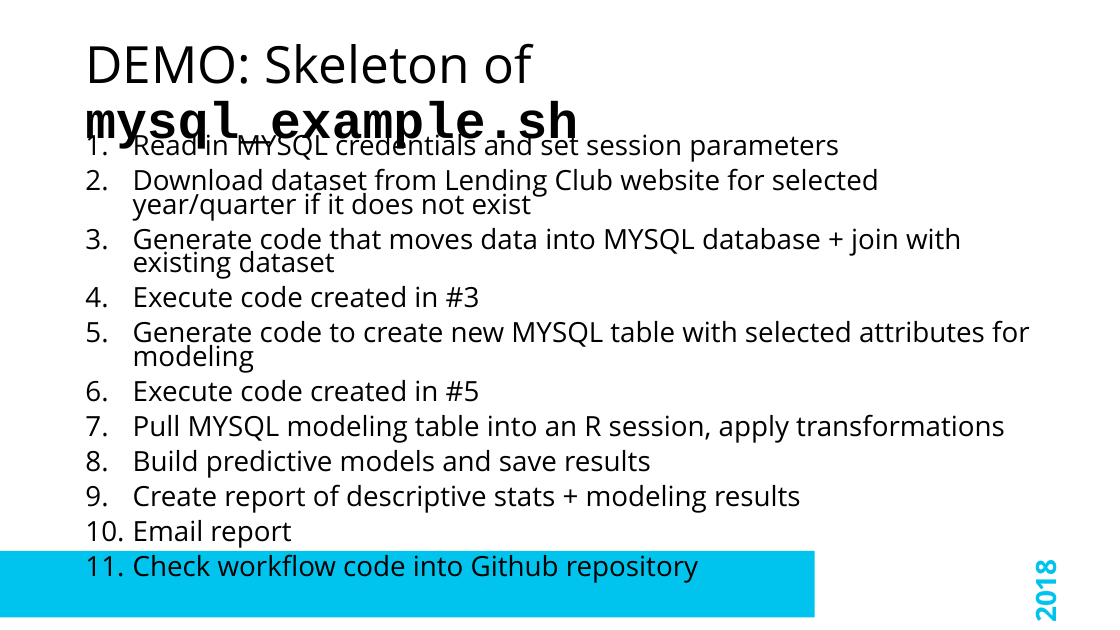
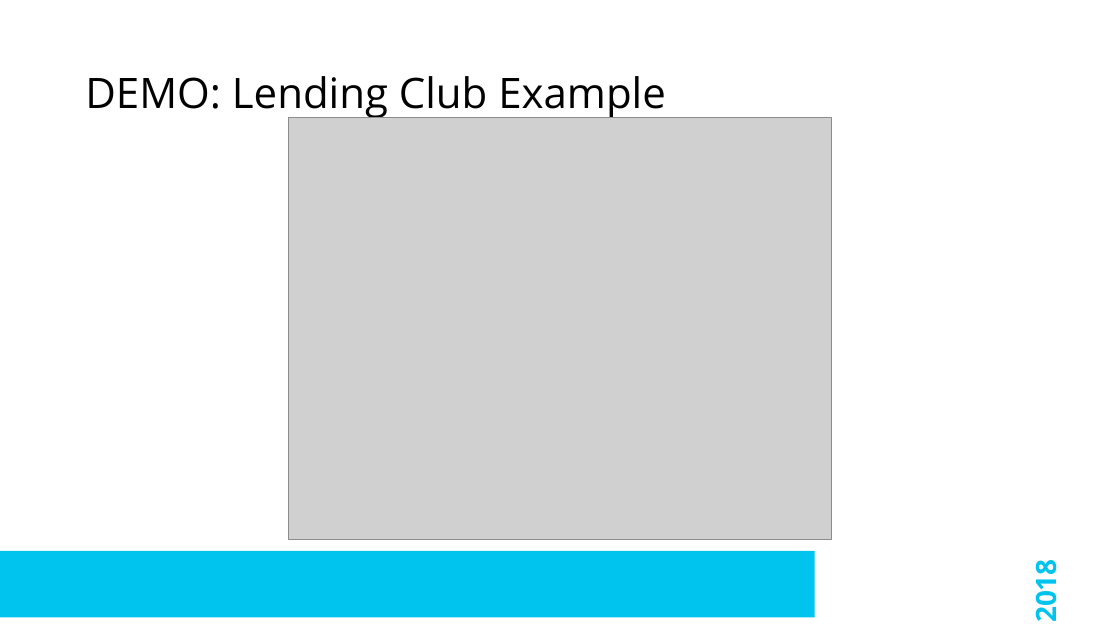
Before and after one commit to sydeaka/workflow-automation, a slide deck: slide 13 of slides/Sydeaka_Watson_EARL_2018_Workflow_Automation.pptx (slide 14 before the commit). Drawn at 1120x630 pixels with LibreOffice and Linux fonts; fonts in the diff are those of the drawing; grey boxes stand for pictures; background and template pictures are left out. Boxes give left, top, right and bottom in pixels: in the first picture for what was removed or moved away, otherwise in the second. Text is boxed around its words. In the diff, an @@ line names an element or a change of style, - is before the commit and + after.

Commit message:
Analysis of 2016 Q2 Lending Club dataset

```diff
--- a/slides/Sydeaka_Watson_EARL_2018_Workflow_Automation.pptx
+++ b/slides/Sydeaka_Watson_EARL_2018_Workflow_Automation.pptx
@@ title at [85,76,666,119]: text changed; size 44 to 36 pt; font Courier New to Open Sans; bold off @@
-DEMO: Skeleton of mysql_example.sh
+DEMO: Lending Club Example
@@ picture added at [289,118,831,539] @@
@@ text removed at [133,129,1029,583] @@
-1. Read in MYSQL credentials and set session parameters
-2. Download dataset from Lending Club website for selected year/quarter if it does not exist
-3. Generate code that moves data into MYSQL database + join with existing dataset
-4. Execute code created in #3
-5. Generate code to create new MYSQL table with selected attributes for modeling
-6. Execute code created in #5
-7. Pull MYSQL modeling table into an R session, apply transformations
-8. Build predictive models and save results
-9. Create report of descriptive stats + modeling results
-10. Email report
-11. Check workflow code into Github repository
```
Also in this commit, not shown: 1 other slide changed, 3 slides added, 1 slide removed, 7 other files.
